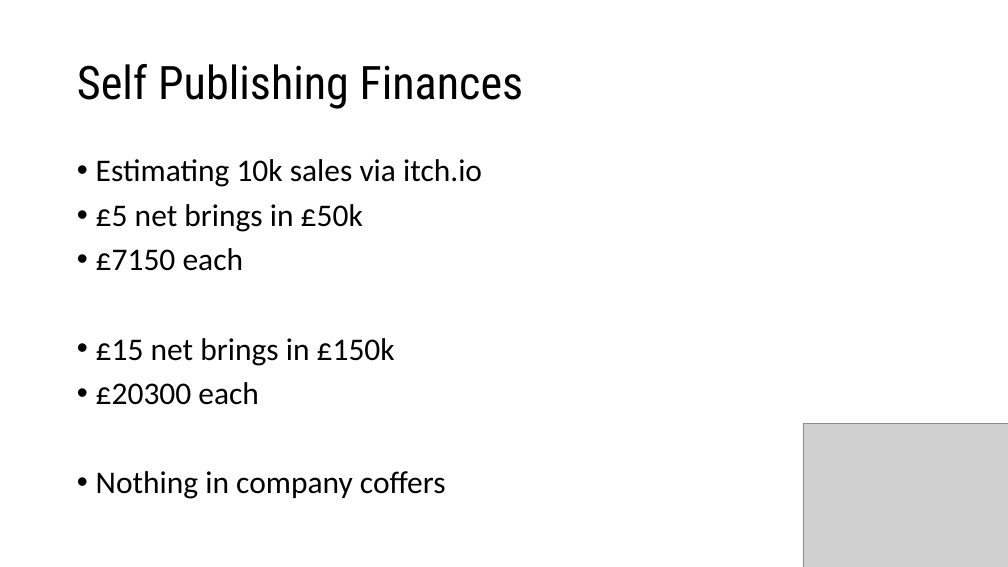
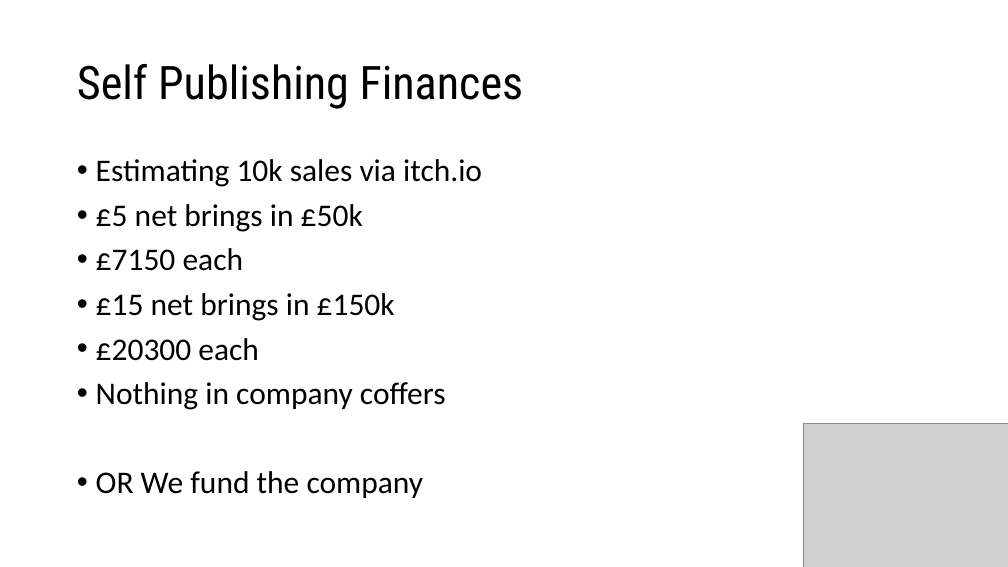
Before and after one commit to HoaxShark/MarketEvaluation, a slide deck: slide 4 of Business Presentation.pptx. Drawn at 1008x567 pixels with LibreOffice and Linux fonts; fonts in the diff are those of the drawing; grey boxes stand for pictures; background and template pictures are left out. Boxes give left, top, right and bottom in pixels: in the first picture for what was removed or moved away, otherwise in the second. Text is boxed around its words. In the diff, an @@ line names an element or a change of style, - is before the commit and + after.

```diff
--- a/Business Presentation.pptx
+++ b/Business Presentation.pptx
@@ text at (96, 471, 424, 498): paragraph added @@
+• OR We fund the company
```
Also in this commit, not shown: 2 other slides changed.
